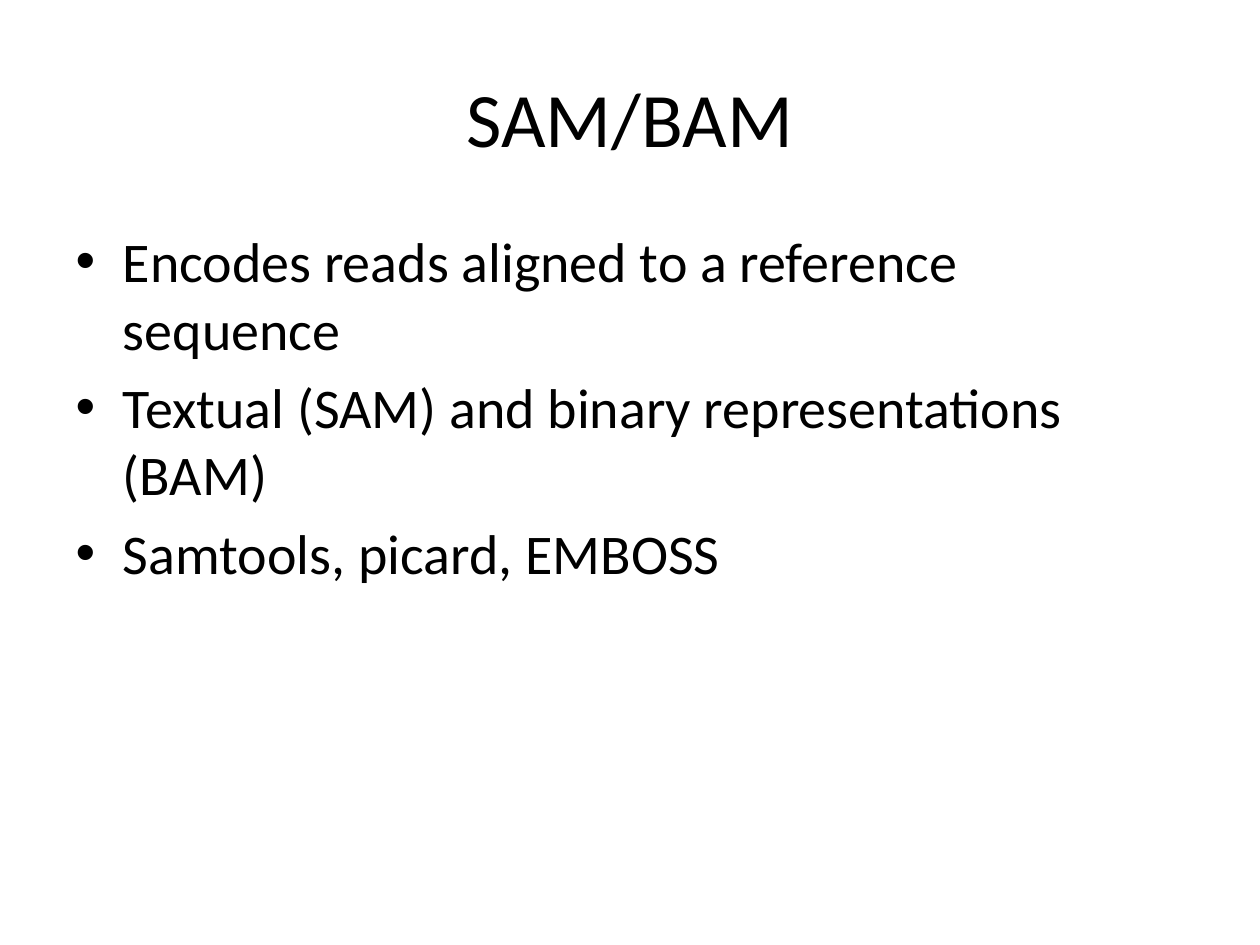
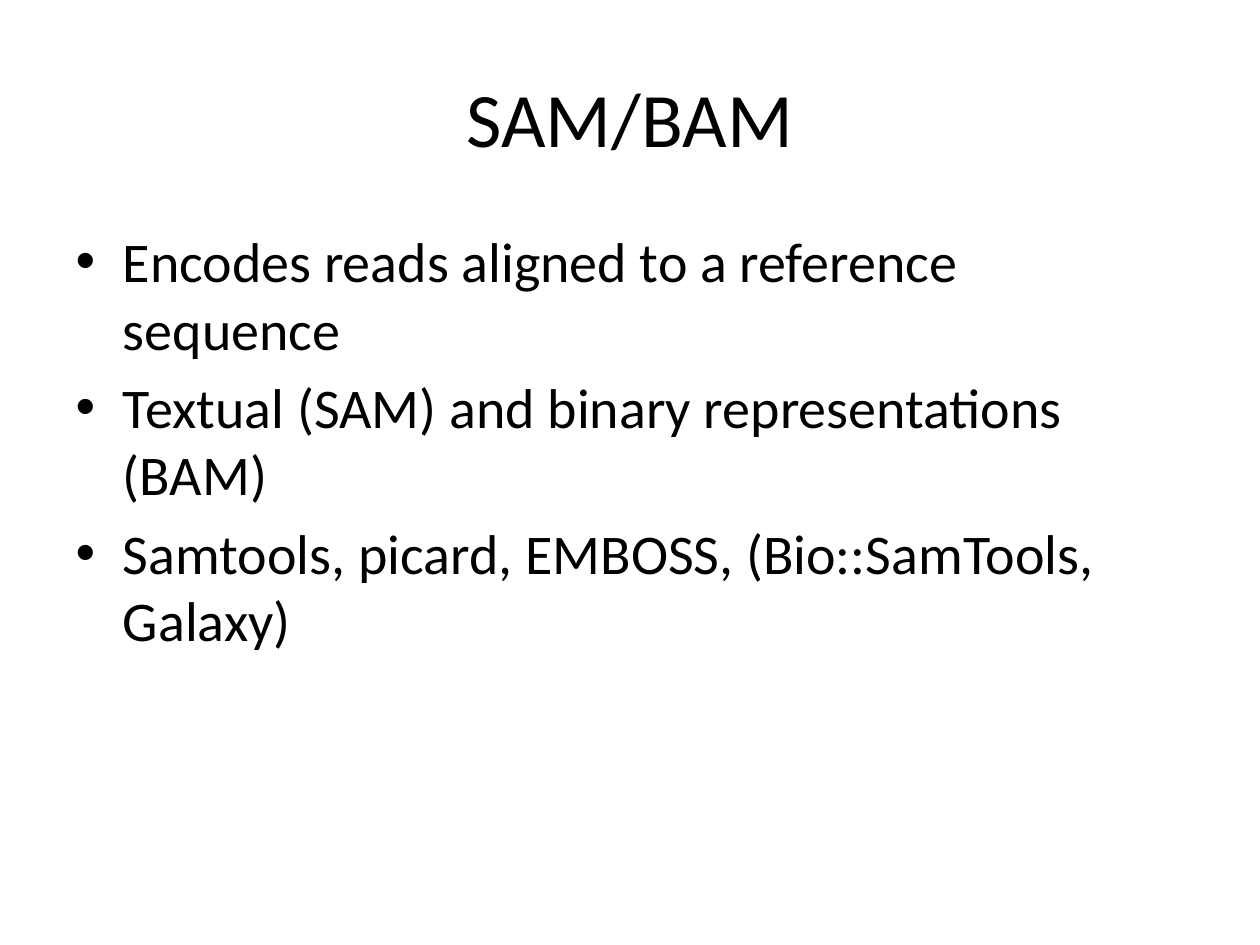
Before and after one commit to rvosa/ngs-workflows, a slide deck: slide 9 of doc/slides/day1/session2/NGSdata.pptx (slide 11 before the commit). Drawn at 1260x945 pixels with LibreOffice and Linux fonts; fonts in the diff are those of the drawing. Boxes give left, top, right and bottom in pixels: in the first picture for what was removed or moved away, otherwise in the second. Text is boxed around its words. In the diff, an @@ line names an element or a change of style, - is before the commit and + after.

```diff
--- a/doc/slides/day1/session2/NGSdata.pptx
+++ b/doc/slides/day1/session2/NGSdata.pptx
@@ text at (x1=123, y1=533, x2=1093, y2=650): text changed @@
-• Samtools, picard, EMBOSS
+• Samtools, picard, EMBOSS, (Bio::SamTools, Galaxy)
```
Also in this commit, not shown: 2 other slides changed, 2 slides added, 7 slides removed, 4 other files.
